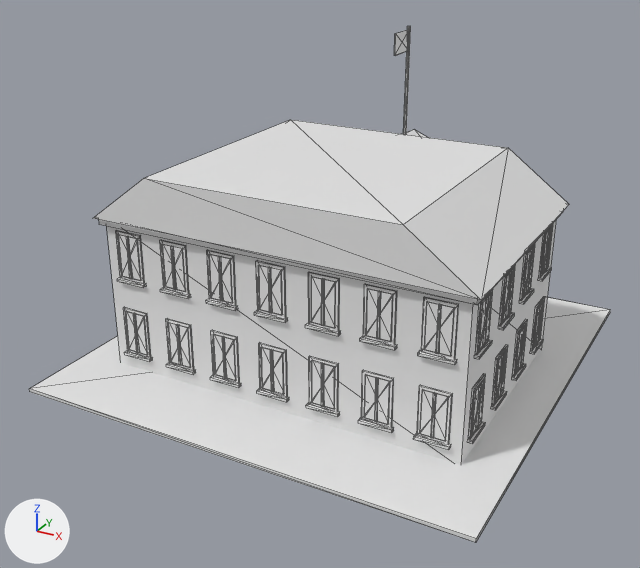
The glTF model assets/models/admin_building.glb: old version first, new version second.
The view is the same before and after, from a 50 mm lens placed at (6.62, -12.99, 7.69), pointed at (-0.15, -0.69, 1.54). Arrows for +X, +Y and +Z are at lower left; the lights stay in place. The picture after the commit comes second. Mesh edges are drawn as thin lines. Where no turn or scale is listed for an object, it has been applied to the vertices. Vertices at exactly the same position are counted once.

In view in the first picture: 'Admin_building'.
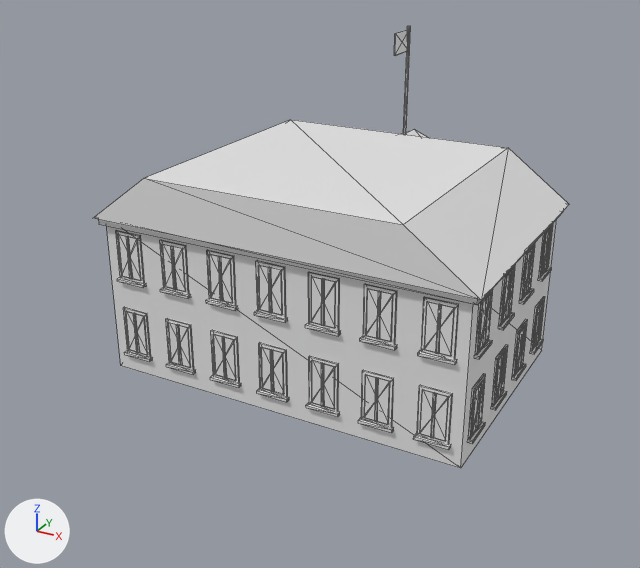
Scene script edits in JSON lines:
```json
{"block": "me_admin_building", "where": "# used by ob_admin_building; location = (0.0, 0.0, 0.0)"}
{"op": "remove", "block": "me_admin_building", "code": "me_admin_building.from_pydata(...)  # 1546 vertices, 2344 faces; spans x -3.95..3.95, y -3.95..3.95, z -0.01..5.5"}
{"op": "add", "block": "me_admin_building", "code": "me_admin_building.from_pydata(...)  # 1538 vertices, 2332 faces; spans x -3.35..3.35, y -2.65..2.9, z -0.01..5.5"}
{"block": "me_admin_building", "change": "me_admin_building part 1: the loose piece of 8 vertices spanning x -3.95..3.95, y -3.95..3.95, z 0.0..0.06 is deleted"}
```

Location of each change, (x1, y1, x2, y2) in pixels of the pictures (640 x 568 px):
```json
{"object": "Admin_building", "change": "reshaped", "before": [29, 26, 610, 542], "after": [94, 26, 569, 468], "on screen": "18% narrower, 14% shorter"}
{"part": 1, "of": "me_admin_building", "change": "deleted", "before": [29, 297, 610, 542]}
```
